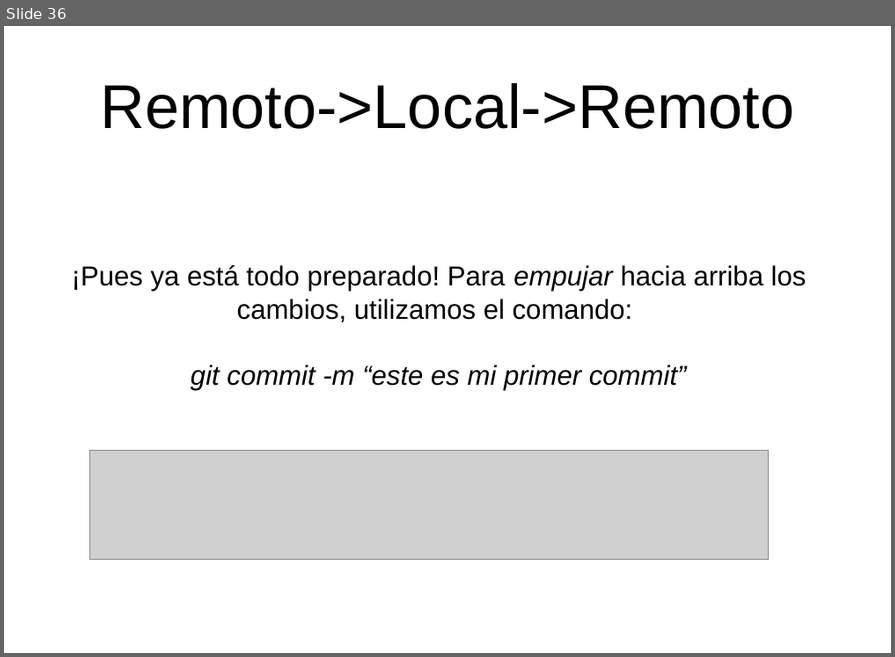
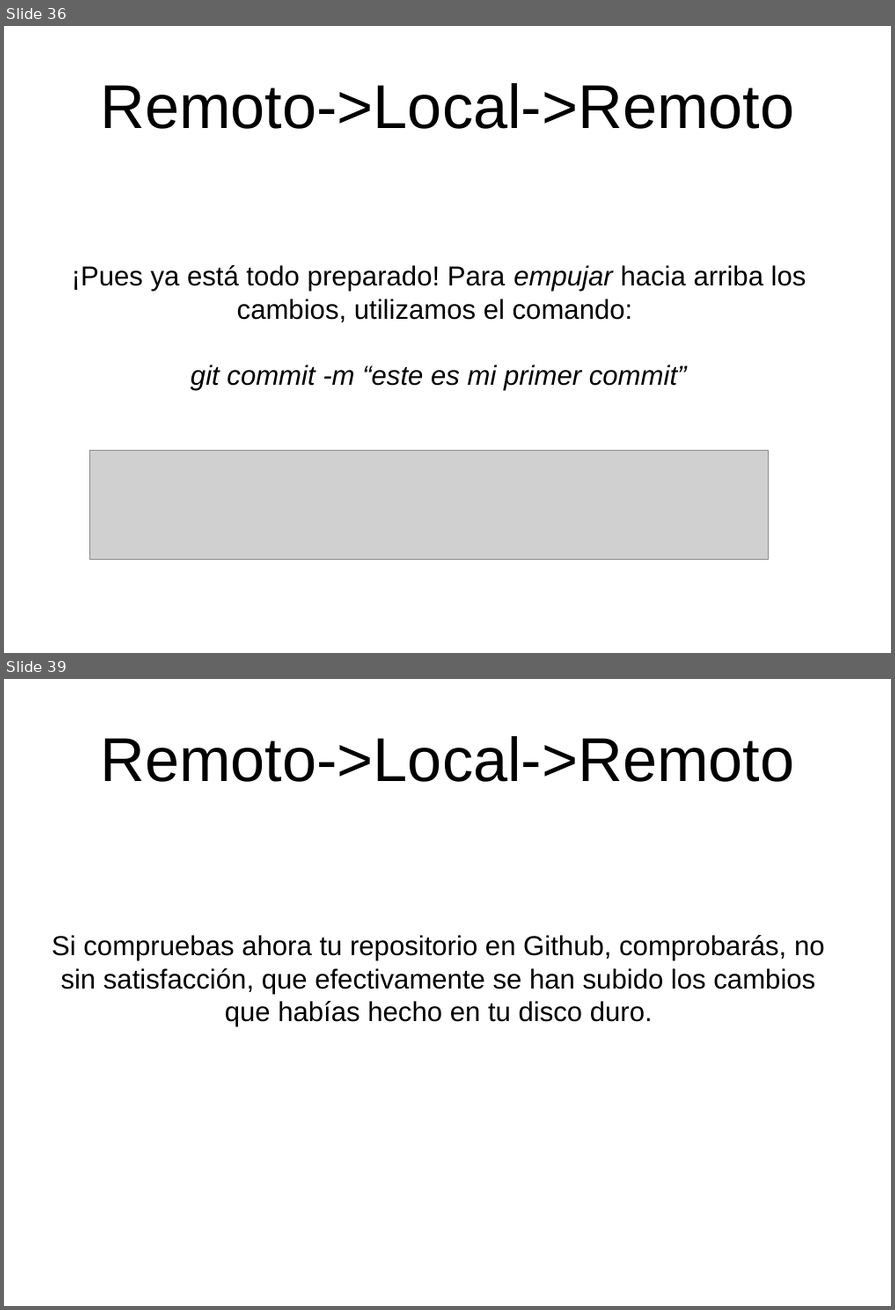
Before and after one commit to clubroboticacr/aprenderGit, a slide deck: presentacionrepositoriosGit.odp. Shown one above the other, each under a label of ours: slide 36 before the commit, slides 36 and 39 after it; the slides between them are not shown. The pictures are 895x657 and 895x1310 pixels, drawn with LibreOffice and Linux fonts; fonts in the diff are those of the drawing; grey boxes stand for pictures; background and template pictures are left out. Boxes give left, top, right and bottom in pixels: in the first picture for what was removed or moved away, otherwise in the second. Text is boxed around its words. In the diff, an @@ line names an element or a change of style, - is before the commit and + after.

```diff
--- a/presentacionrepositoriosGit.odp
+++ b/presentacionrepositoriosGit.odp
@@ slide 39 added at [4,679,891,1306], background picture (left out) @@
@@ title added at [101,736,795,782], 58.7 pt, text #000000 @@
+Remoto->Local->Remoto
@@ subtitle added at [52,935,825,1027], 26 pt, text #000000 @@
+Si compruebas ahora tu repositorio en Github, comprobarás, no sin satisfacción, que efectivamente se han subido los cambios que habías hecho en tu disco duro.
```
Also in this commit, not shown: 1 slide changed, 8 other slides added.
